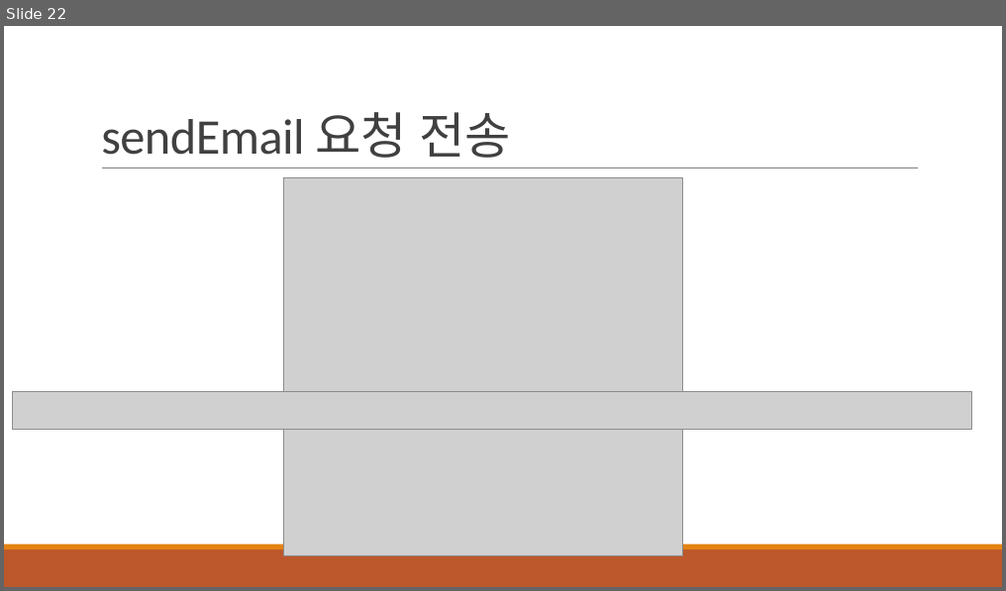
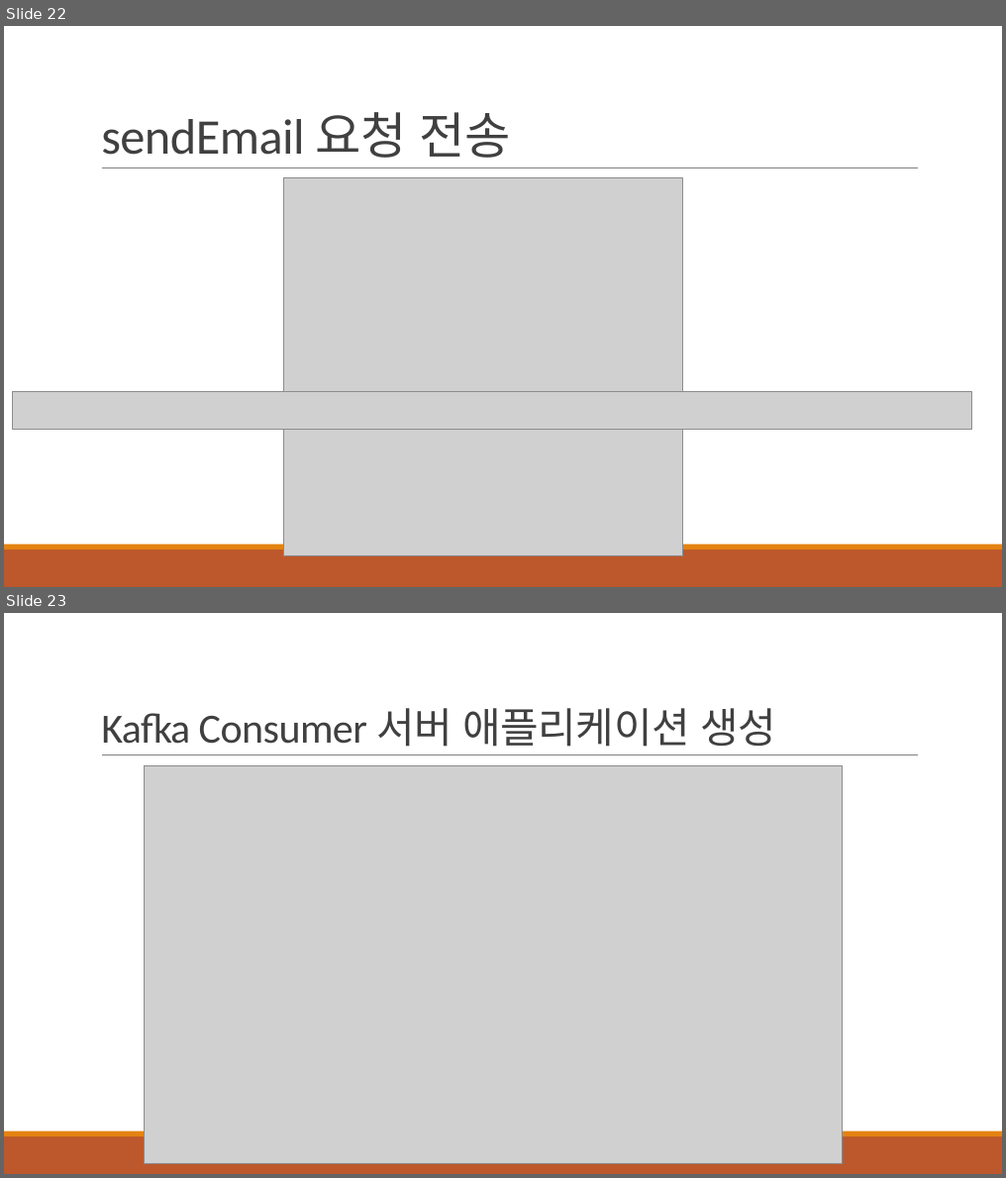
Before and after one commit to khb3025/kafka, a slide deck: ppt/2.Kafka 기본 개념.pptx. Shown one above the other, each under a label of ours: slide 22 before the commit, slides 22 and 23 after it. The pictures are 1006x591 and 1006x1178 pixels, drawn with LibreOffice and Linux fonts; fonts in the diff are those of the drawing; grey boxes stand for pictures. Boxes give left, top, right and bottom in pixels: in the first picture for what was removed or moved away, otherwise in the second. Text is boxed around its words. In the diff, an @@ line names an element or a change of style, - is before the commit and + after.

Commit message:
feat : springboot(kafka consumer서버) 작성

```diff
--- a/ppt/2.Kafka 기본 개념.pptx
+++ b/ppt/2.Kafka 기본 개념.pptx
@@ slide 23 added at <box>4,613,1002,1174</box>, background #FFFFFF; not listed: 3 template elements that a slide beside it also shows @@
@@ title added at <box>101,708,776,747</box>, 40 pt, text #404040 @@
+Kafka Consumer 서버 애플리케이션 생성
@@ picture added at <box>144,765,843,1164</box> @@
```
Also in this commit, not shown: 6 other slides added, 14 other files.
